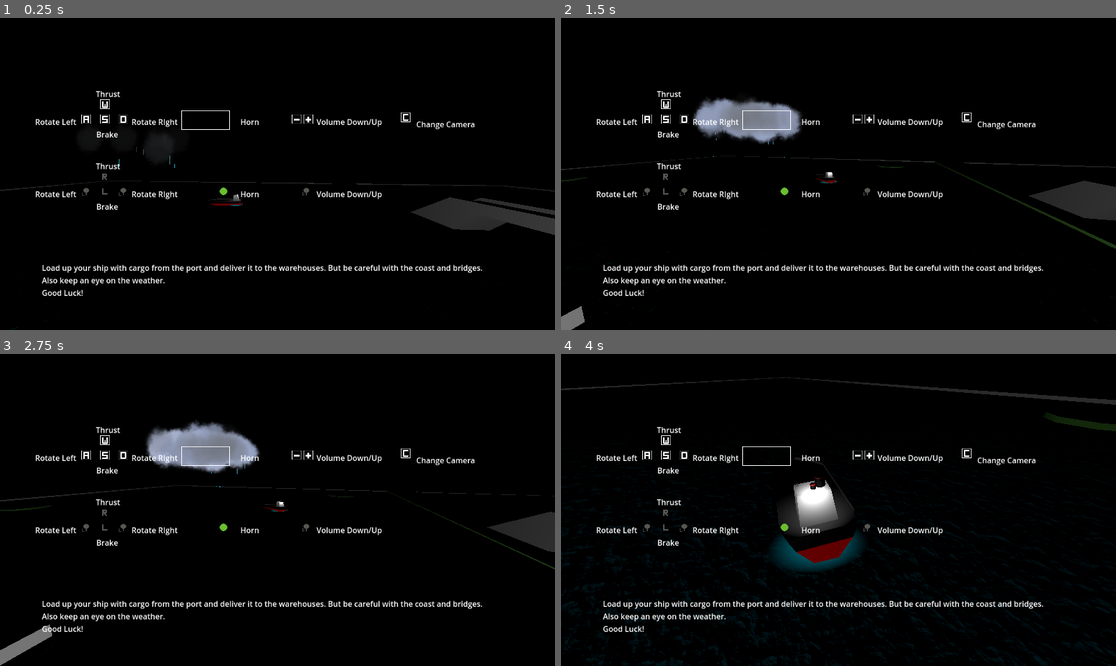
Above: before the commit, frames 1-4 (two rows, left to right).
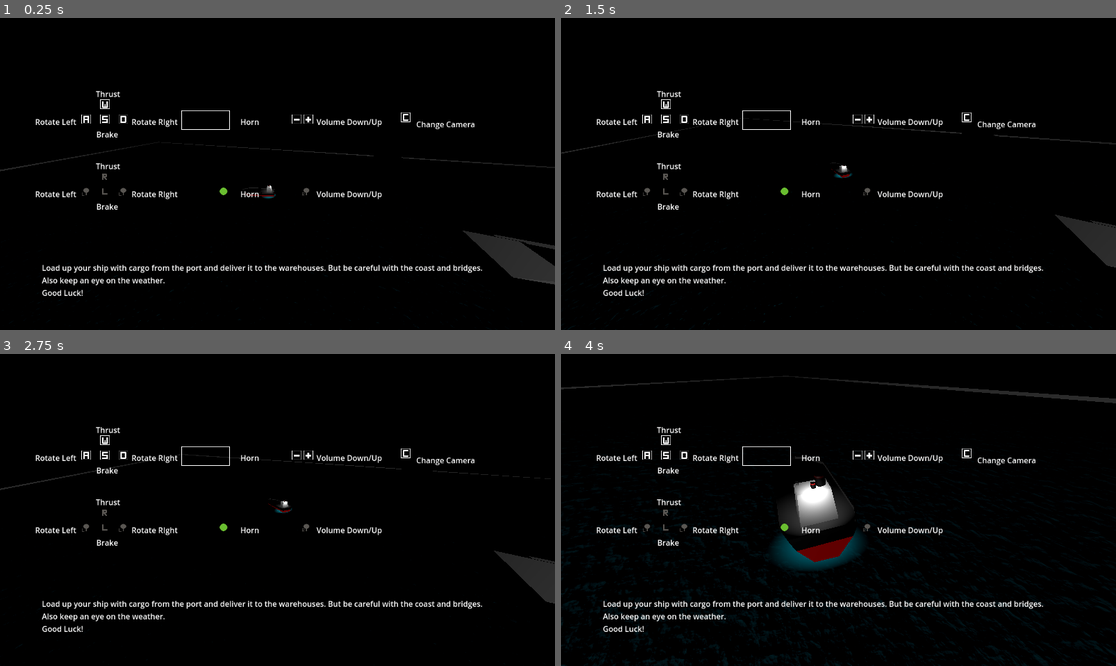
Above: after the commit, the same moments.

Repository: savenger/shipped
Game: Godot game, scene res://level/game.tscn
Same seed, same stepped clock (60 frames per second), same inputs: the game is played once before the commit and once after it.
Inputs (mouse positions are in pixels of both pictures, inside the frame that each line leads up to):
- Up to frame 1 (0.25 s): no input
- Up to frame 2 (1.5 s): tap Enter at 0.5 s; move the mouse to (960, 158) at 0.52 s; hold D (Turn Right) 0.53-1.28 s; click (960, 158) at 0.6 s; move the mouse to (727, 189) at 1.27 s; hold A (Turn Left) from 1.28 s (still down); tap Mouse wheel down (volume_down) at 1.35 s
- Up to frame 3 (2.75 s): move the mouse to (333, 441) at 2.02 s; release A (Turn Left) at 2.03 s; hold D (Turn Right) from 2.03 s (still down); tap Mouse wheel up (volume_up) at 2.1 s
- Up to frame 4 (4 s): move the mouse to (810, 572) at 2.77 s; release D (Turn Right) at 2.78 s; hold S (CounterThrust) 2.78-3.53 s; tap C at 2.85 s; move the mouse to (1005, 556) at 3.52 s; hold A (Turn Left) from 3.53 s (still down); click (1005, 556) at 3.6 s

The runs differ from the first frame. In frame 1, 4.0% of the frame differs, in the area x 0-100%, y 37-100%; in frame 2, 5.1%, in the area x 0-100%, y 25-100%; in frame 3, 5.1%; in frame 4, 1.3%.
Error in both runs: Invalid assignment of property or key 'volume_db' with value of type 'int' on a base object of type 'null instance'. (res://level/game.gd:40)

Commit message:
Add damage to ship when inside thunderstorm

Diff:
--- a/ThunderStorm/ThunderStorm.gd
+++ b/ThunderStorm/ThunderStorm.gd
@@ -3,6 +3,13 @@
 
 var _delay: float = 3.0
 var _timer: float = 0
+var _is_inside_storm: bool = false
+var _ship: Node3D = null
+
+
+func _ready():
+	body_entered.connect(_on_body_entered)
+	body_exited.connect(_on_body_exited)
 
 
 func _process(delta):
@@ -10,6 +17,9 @@
 		_timer += delta
 
 	if _timer > _delay:
+		if _ship != null:
+			_ship.health -= randi_range(15, 30)
+			print("Hit by lightning: ", _ship.health)
 		_timer = 0
 		_delay = randf_range(1, 5)
 		var frame_index = randi_range(0, $LightningSprite.hframes - 1)
@@ -19,3 +29,13 @@
 		await get_tree().create_timer(.2).timeout
 		$LightningSprite.visible = false
 		$OmniLight3D.visible = false
+
+
+func _on_body_entered(body: Node3D):
+	if body.is_in_group("ship"):
+		_ship = body
+
+
+func _on_body_exited(body: Node3D):
+	if body.is_in_group("ship"):
+		_ship = null
--- a/level/game.tscn
+++ b/level/game.tscn
@@ -127,9 +127,11 @@
 script = ExtResource("5_cy2qf")
 
 [node name="StaticCamera" type="Node3D" parent="rendering" node_paths=PackedStringArray("watch") groups=["camera_dynamic"]]
-transform = Transform3D(-1, 0, -8.74228e-08, 0, 1, 0, 8.74228e-08, 0, -1, 0, 12.3766, -4.612)
+transform = Transform3D(-1, 0, -8.74228e-08, 0, 1, 0, 8.74228e-08, 0, -1, 0, 25, 0)
 script = ExtResource("7_4x65g")
 watch = NodePath("../../ship")
+speed_movement = 5.0
+speed_rotation = 5.0
 
 [node name="FollowShipCamera" type="Node3D" parent="rendering" node_paths=PackedStringArray("watch", "follow") groups=["camera_dynamic"]]
 transform = Transform3D(1, 0, 0, 0, 1, 0, 0, 0, 1, 1.434, 3, 2.453)
--- a/ship/ship.gd
+++ b/ship/ship.gd
@@ -36,6 +36,11 @@
 	var cargo_ports = get_tree().get_nodes_in_group("cargo_port")
 	for port in cargo_ports:
 		port.ship_loading.connect(_on_ship_loading)
+
+func _process(delta):
+	if health <= 0.0:
+		emit_signal("die", delivered)
+		print("DIE")
 
 func _physics_process(_delta):
 	submerged = false
@@ -86,5 +91,3 @@
 	if linear_velocity.length() > 3:
 		health -= int(linear_velocity.length())
 	print(health)
-	if health <= 0.0:
-		emit_signal("die", delivered)
